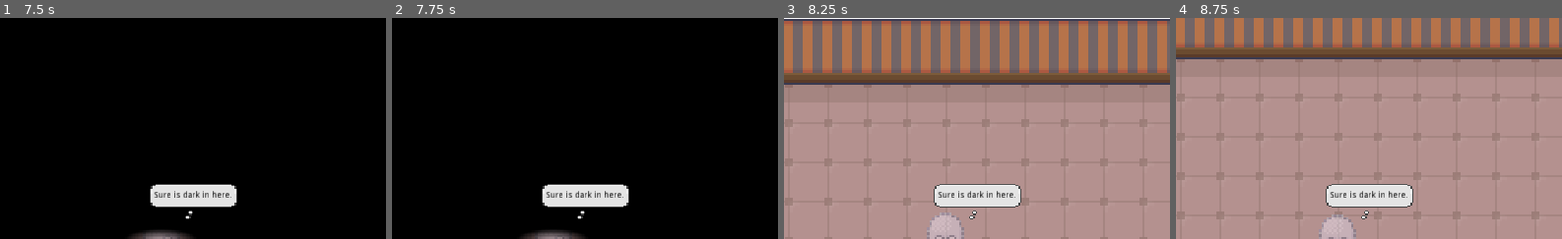
Above: before the commit, frames 1-4 (left to right).
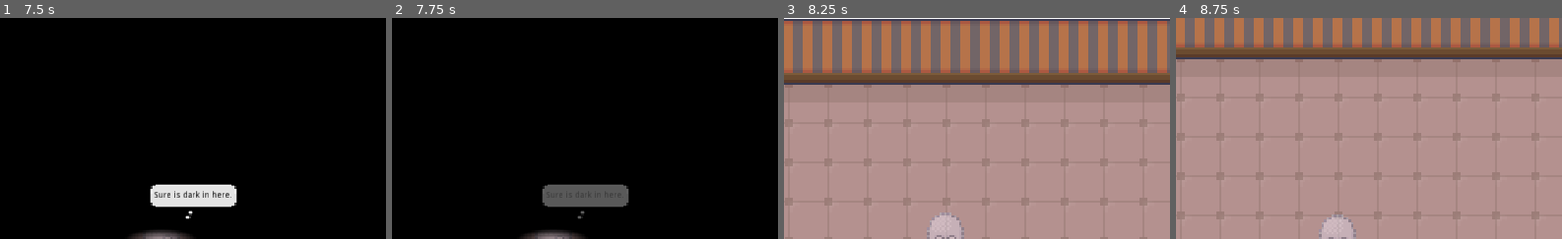
Above: after the commit, the same moments.

Repository: aranasaurus/bad-luck-blanche
Game: Godot game, scene res://World.tscn
Two runs of this game, one before a commit and one after it. Both use one fixed random seed, a clock stepped at 60 frames per second and the inputs below.
Inputs:
- Up to frame 1 (7.5 s): tap Enter at 0.5, 3.5, 6.5 s; hold Right (Right) 0.53-1.28 s; hold L (Lights) 0.53-1.28 s; hold Down (Down) 1.28-2.03 s; tap L (Lights) every 1.5 s from 1.35 to 7.35 s; tap Space at 2, 5 s; hold Right (Right) 2.03-2.78 s; hold L (Lights) 2.03-2.78 s; hold Up (Up) 2.78-3.53 s; hold L (Lights) 3.53-4.28 s; hold Left (Left) 3.53-5.03 s; tap H (Help) at 4.15 s; hold Down (Down) 5.03-5.78 s; hold L (Lights) 5.03-5.78 s; hold Right (Right) 5.78-6.53 s; hold Up (Up) 6.53-7.28 s; hold L (Lights) 6.53-7.28 s; hold Right (Right) from 7.28 s (still down)
- Up to frame 2 (7.75 s): keep holding Right (Right)
- Up to frame 3 (8.25 s): release Right (Right) at 8.03 s; hold Down (Down) from 8.03 s (still down); hold L (Lights) from 8.03 s (still down)
- Up to frame 4 (8.75 s): keep holding Down (Down); keep holding L (Lights)
The pictures show only the part of the screen within x 30-80%, y 0-50%; the shares and areas given below are measured in that part.

Frame 1 is identical in both runs. In frame 2, 2.4% of the frame differs, in the area x 38-62%, y 75-92%; in frame 3, 2.4%; in frame 4, 2.4%.

Commit message:
Animate the thought bubble out after a few seconds

Diff:
--- a/Blanche.tscn
+++ b/Blanche.tscn
@@ -132,21 +132,20 @@
 
 [node name="Sprite" type="Sprite" parent="."]
 modulate = Color( 1, 1, 1, 0.501961 )
-position = Vector2( 0, 2.25 )
 texture = ExtResource( 1 )
 hframes = 4
 frame = 3
 
 [node name="AnimationPlayer" type="AnimationPlayer" parent="."]
 autoplay = "Down"
-anims/Down = SubResource( 2 )
-anims/Left = SubResource( 3 )
-anims/Right = SubResource( 4 )
-anims/Up = SubResource( 5 )
+anims/Down = SubResource( 1 )
+anims/Left = SubResource( 2 )
+anims/Right = SubResource( 3 )
+anims/Up = SubResource( 4 )
 
 [node name="CollisionShape2D" type="CollisionShape2D" parent="."]
 position = Vector2( 1, 19 )
-shape = SubResource( 1 )
+shape = SubResource( 5 )
 
 [node name="ThoughtTimer" type="Timer" parent="."]
 one_shot = true
--- a/ThoughtBubble.gd
+++ b/ThoughtBubble.gd
@@ -1,11 +1,12 @@
 tool
 extends Node2D
-class_name ThoughtBubble
 
 export var text := "" setget set_text, get_text
+export var displayDuration := 3
 
 onready var label := $VBoxContainer/Label
 onready var animationPlayer := $AnimationPlayer
+onready var displayTimer := $DisplayTimer
 
 
 func get_text() -> String:
@@ -19,5 +20,10 @@
 		label.text = new_value
 
 func show() -> void:
-	visible = true
 	animationPlayer.play("Show")
+
+func _on_Show_finished() -> void:
+	displayTimer.start(displayDuration)
+
+func _on_Timer_timeout() -> void:
+	animationPlayer.play("Hide")
--- a/ThoughtBubble.tscn
+++ b/ThoughtBubble.tscn
@@ -6,7 +6,46 @@
 [ext_resource path="res://sprites/thought_bubble-sheet.png" type="Texture" id=4]
 
 [sub_resource type="Animation" id=1]
-resource_name = "Show"
+resource_name = "Hide"
+length = 0.4
+tracks/0/type = "value"
+tracks/0/path = NodePath("VBoxContainer:visible")
+tracks/0/interp = 1
+tracks/0/loop_wrap = true
+tracks/0/imported = false
+tracks/0/enabled = true
+tracks/0/keys = {
+"times": PoolRealArray( 0, 0.4 ),
+"transitions": PoolRealArray( 1, 1 ),
+"update": 1,
+"values": [ true, false ]
+}
+tracks/1/type = "value"
+tracks/1/path = NodePath("Trail:visible")
+tracks/1/interp = 1
+tracks/1/loop_wrap = true
+tracks/1/imported = false
+tracks/1/enabled = true
+tracks/1/keys = {
+"times": PoolRealArray( 0 ),
+"transitions": PoolRealArray( 1 ),
+"update": 1,
+"values": [ false ]
+}
+tracks/2/type = "value"
+tracks/2/path = NodePath("VBoxContainer:modulate")
+tracks/2/interp = 1
+tracks/2/loop_wrap = true
+tracks/2/imported = false
+tracks/2/enabled = true
+tracks/2/keys = {
+"times": PoolRealArray( 0, 0.3 ),
+"transitions": PoolRealArray( 1, 1 ),
+"update": 0,
+"values": [ Color( 1, 1, 1, 1 ), Color( 1, 1, 1, 0 ) ]
+}
+
+[sub_resource type="Animation" id=2]
 length = 0.4
 tracks/0/type = "value"
 tracks/0/path = NodePath("Trail:frame")
@@ -44,6 +83,44 @@
 "update": 1,
 "values": [ true, false ]
 }
+tracks/3/type = "value"
+tracks/3/path = NodePath("VBoxContainer:modulate")
+tracks/3/interp = 1
+tracks/3/loop_wrap = true
+tracks/3/imported = false
+tracks/3/enabled = true
+tracks/3/keys = {
+"times": PoolRealArray( 0 ),
+"transitions": PoolRealArray( 1 ),
+"update": 0,
+"values": [ Color( 1, 1, 1, 1 ) ]
+}
+tracks/4/type = "method"
+tracks/4/path = NodePath(".")
+tracks/4/interp = 1
+tracks/4/loop_wrap = true
+tracks/4/imported = false
+tracks/4/enabled = true
+tracks/4/keys = {
+"times": PoolRealArray( 0.4 ),
+"transitions": PoolRealArray( 1 ),
+"values": [ {
+"args": [  ],
+"method": "_on_Show_finished"
+} ]
+}
+tracks/5/type = "value"
+tracks/5/path = NodePath(".:visible")
+tracks/5/interp = 1
+tracks/5/loop_wrap = true
+tracks/5/imported = false
+tracks/5/enabled = true
+tracks/5/keys = {
+"times": PoolRealArray( 0 ),
+"transitions": PoolRealArray( 1 ),
+"update": 1,
+"values": [ true ]
+}
 
 [node name="ThoughtBubble" type="Node2D"]
 light_mask = 0
@@ -51,6 +128,7 @@
 script = ExtResource( 3 )
 
 [node name="VBoxContainer" type="VBoxContainer" parent="."]
+visible = false
 light_mask = 0
 anchor_right = 1.0
 anchor_bottom = 1.0
@@ -109,18 +187,21 @@
 "_edit_use_anchors_": false
 }
 
-[node name="Timer" type="Timer" parent="."]
+[node name="DisplayTimer" type="Timer" parent="."]
+wait_time = 3.0
+one_shot = true
 
 [node name="Trail" type="Sprite" parent="."]
-visible = false
 light_mask = 0
 position = Vector2( 6, -10 )
 texture = ExtResource( 4 )
 hframes = 4
-frame = 3
 region_enabled = true
 region_rect = Rect2( 0, 31, 128, 16 )
 region_filter_clip = true
 
 [node name="AnimationPlayer" type="AnimationPlayer" parent="."]
-anims/Show = SubResource( 1 )
+anims/Hide = SubResource( 1 )
+anims/Show = SubResource( 2 )
+
+[connection signal="timeout" from="DisplayTimer" to="." method="_on_Timer_timeout"]
--- a/project.godot
+++ b/project.godot
@@ -7,16 +7,6 @@
 ;   param=value ; assign values to parameters
 
 config_version=4
-
-_global_script_classes=[ {
-"base": "Node2D",
-"class": "ThoughtBubble",
-"language": "GDScript",
-"path": "res://ThoughtBubble.gd"
-} ]
-_global_script_class_icons={
-"ThoughtBubble": ""
-}
 
 [application]
 
Not shown: 5 places in Blanche.tscn that only renumber resources
Not shown: 1 places in ThoughtBubble.tscn that only renumber resources
